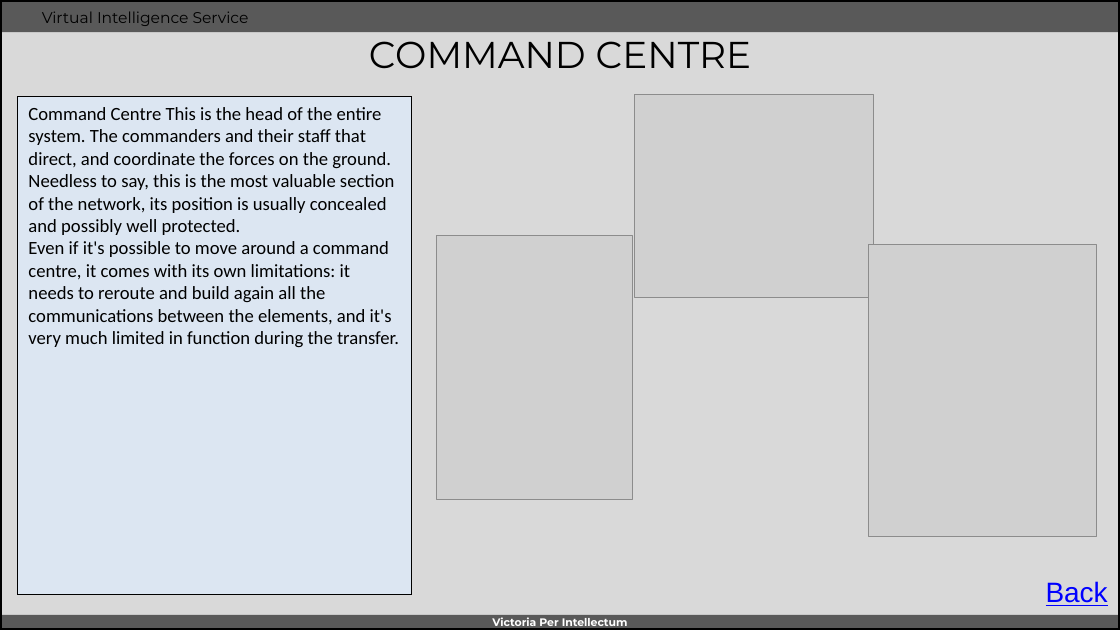
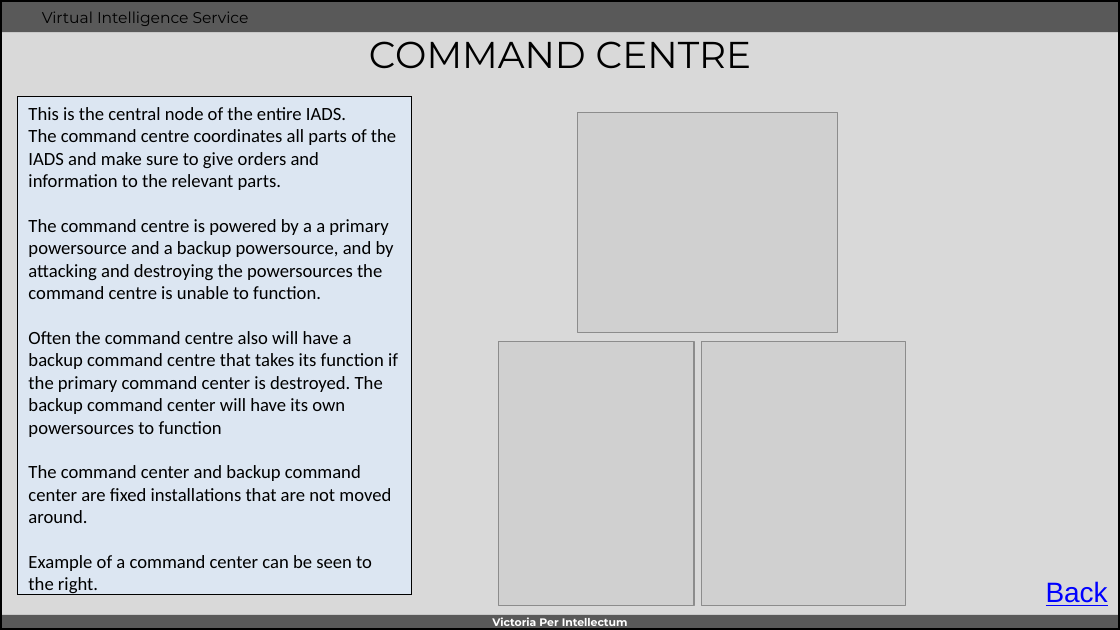
Before and after one commit to 132nd-vWing/VIS, a slide deck: slide 4 of OPAR/INTREP VIS OPAR-002 - Syrian IADS.pptx. Drawn at 1120x630 pixels with LibreOffice and Linux fonts; fonts in the diff are those of the drawing; grey boxes stand for pictures; background and template pictures are left out. Boxes give left, top, right and bottom in pixels: in the first picture for what was removed or moved away, otherwise in the second. Text is boxed around its words. In the diff, an @@ line names an element or a change of style, - is before the commit and + after.

Commit message:
chg: Updated OPAR INTREP 002 - Syrian IADS

```diff
--- a/OPAR/INTREP VIS OPAR-002 - Syrian IADS.pptx
+++ b/OPAR/INTREP VIS OPAR-002 - Syrian IADS.pptx
@@ text in rectangle at (28, 107, 398, 595): text changed @@
-Command Centre This is the head of the entire system. The commanders and their staff that direct, and coordinate the forces on the ground. Needless to say, this is the most valuable section of the network, its position is usually concealed and possibly well protected.
-Even if it's possible to move around a command centre, it comes with its own limitations: it needs to reroute and build again all the communications between the elements, and it's very much limited in function during the transfer.
+This is the central node of the entire IADS.
+The command centre coordinates all parts of the IADS and make sure to give orders and information to the relevant parts.
+The command centre is powered by a a primary powersource and a backup powersource, and by attacking and destroying the powersources the command centre is unable to function.
+Often the command centre also will have a backup command centre that takes its function if the primary command center is destroyed. The backup command center will have its own powersources to function
+The command center and backup command center are fixed installations that are not moved around.
+Example of a command center can be seen to the right.
@@ picture: place and size @@
-picture at (635, 94, 875, 297)
+picture at (578, 112, 838, 333)
@@ picture: place and size @@
-picture at (437, 235, 633, 500)
+picture at (498, 342, 694, 606)
@@ picture: place and size @@
-picture at (869, 244, 1096, 536)
+picture at (701, 342, 905, 606)
```
Also in this commit, not shown: 1 other slide changed, 1 slide added.
